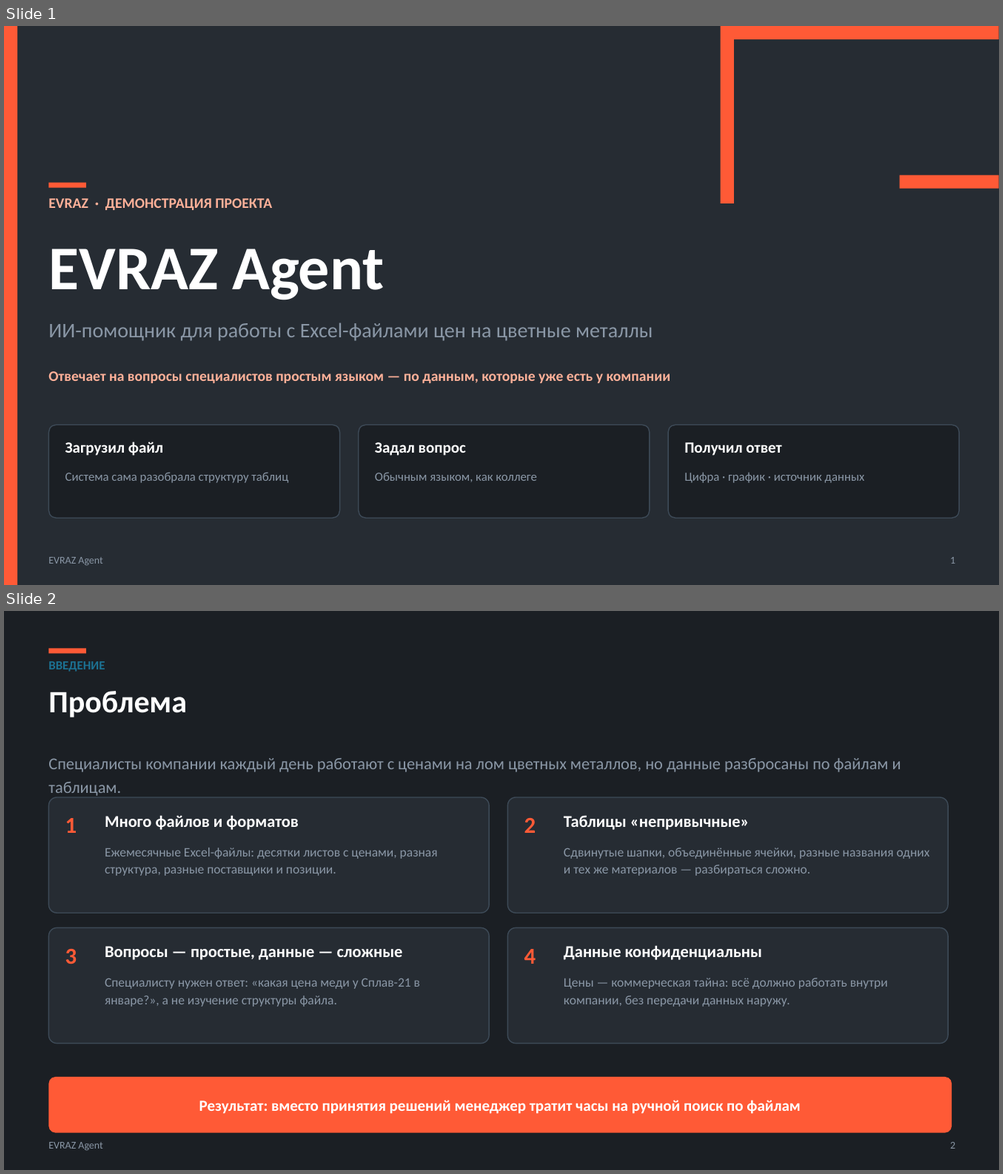
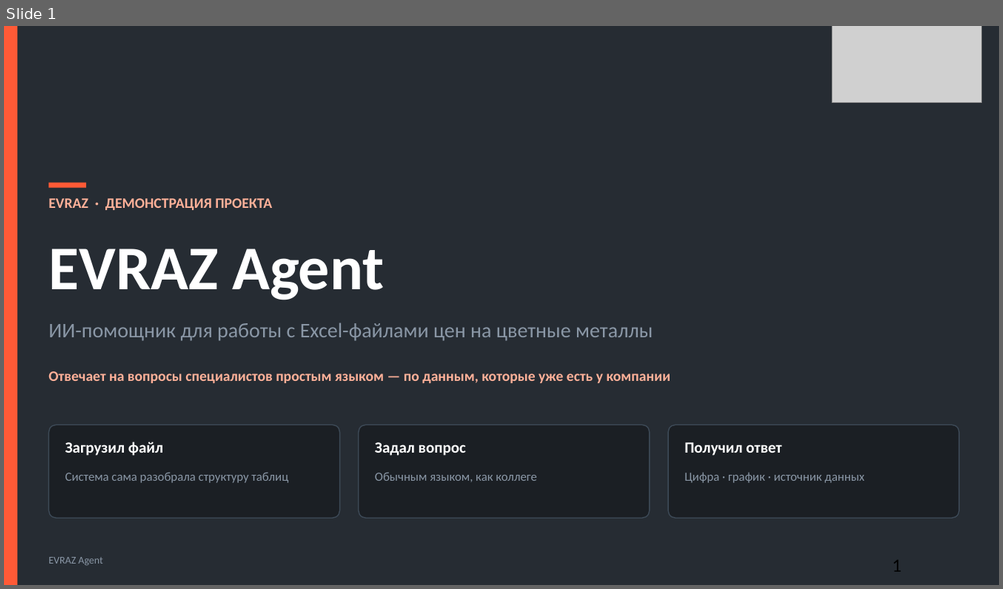
Before and after one commit to kostIT13/EVRAZ_ExcelAgent, a slide deck: data/EVRAZ_Agent_defense.pptx. Shown one above the other, each under a label of ours: slides 1 and 2 before the commit, slide 1 after it. The pictures are 1003x1174 and 1003x589 pixels, drawn with LibreOffice and Linux fonts; fonts in the diff are those of the drawing; grey boxes stand for pictures. Boxes give left, top, right and bottom in pixels: in the first picture for what was removed or moved away, otherwise in the second. Text is boxed around its words. In the diff, an @@ line names an element or a change of style, - is before the commit and + after.

```diff
--- a/data/EVRAZ_Agent_defense.pptx
+++ b/data/EVRAZ_Agent_defense.pptx
@@ slide 2 removed at [4,611,999,1170], background #FFFFFF @@
@@ rectangle removed at [4,611,999,1170] @@
@@ rectangle removed at [48,648,86,653] @@
@@ text removed at [48,661,105,672] @@
-ВВЕДЕНИЕ
@@ text removed at [48,691,187,718] @@
-Проблема
@@ text removed at [48,758,901,796] @@
-Специалисты компании каждый день работают с ценами на лом цветных металлов, но данные разбросаны по файлам и таблицам.
@@ rounded rectangle removed at [48,797,489,913] @@
@@ rounded rectangle removed at [508,797,948,913] @@
@@ text removed at [65,818,77,833] @@
-1
@@ text removed at [105,815,298,830] @@
-Много файлов и форматов
@@ text removed at [524,818,536,833] @@
-2
@@ text removed at [563,815,749,830] @@
-Таблицы «непривычные»
@@ text removed at [105,848,438,876] @@
-Ежемесячные Excel-файлы: десятки листов с ценами, разная структура, разные поставщики и позиции.
@@ text removed at [563,848,930,876] @@
-Сдвинутые шапки, объединённые ячейки, разные названия одних и тех же материалов — разбираться сложно.
@@ rounded rectangle removed at [48,928,489,1044] @@
@@ rounded rectangle removed at [508,928,948,1044] @@
@@ text removed at [65,949,77,965] @@
-3
@@ text removed at [105,946,403,960] @@
-Вопросы — простые, данные — сложные
@@ text removed at [524,949,536,964] @@
-4
@@ text removed at [563,945,762,960] @@
-Данные конфиденциальны
@@ text removed at [105,979,420,1007] @@
-Специалисту нужен ответ: «какая цена меди у Сплав-21 в январе?», а не изучение структуры файла.
@@ text removed at [563,978,888,1007] @@
-Цены — коммерческая тайна: всё должно работать внутри компании, без передачи данных наружу.
@@ rounded rectangle removed at [48,1077,951,1133] @@
@@ text removed at [199,1100,800,1114] @@
-Результат: вместо принятия решений менеджер тратит часы на ручной поиск по файлам
@@ text removed at [48,1142,102,1151] @@
-EVRAZ Agent
@@ text removed at [950,1142,955,1149] @@
-2
@@ slide 1 changed as well @@
@@ rectangle removed at [720,26,999,39] @@
@@ rectangle removed at [720,39,734,204] @@
@@ picture added at [832,26,982,102] @@
@@ rectangle removed at [899,175,999,189] @@
@@ text "1" at [892,560,902,572]: size 10 to 18 pt, text colour #8A97A6 to #000000; alignment right to left @@
```
Also in this commit, not shown: 7 other slides changed, 5 slides added, 7 other slides removed, 37 other files.
